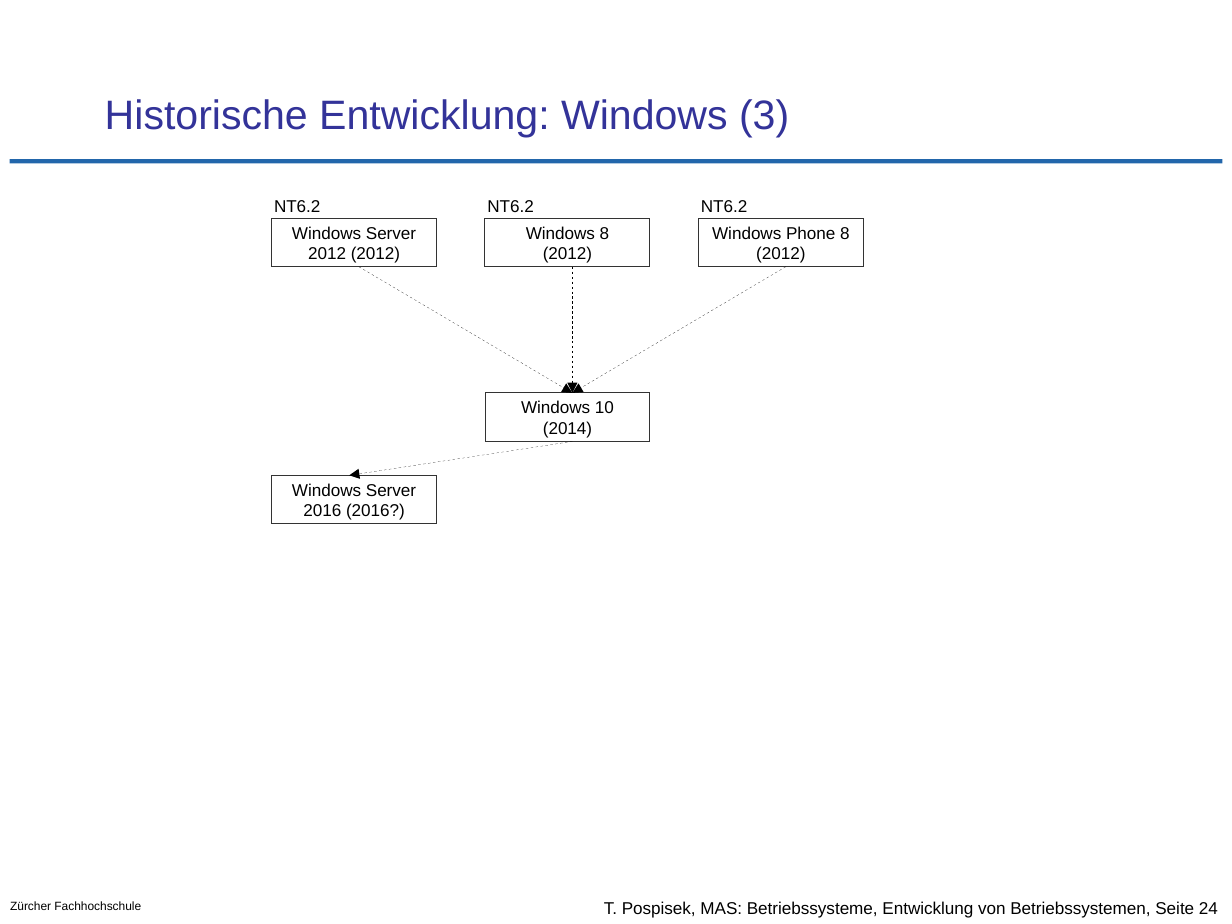
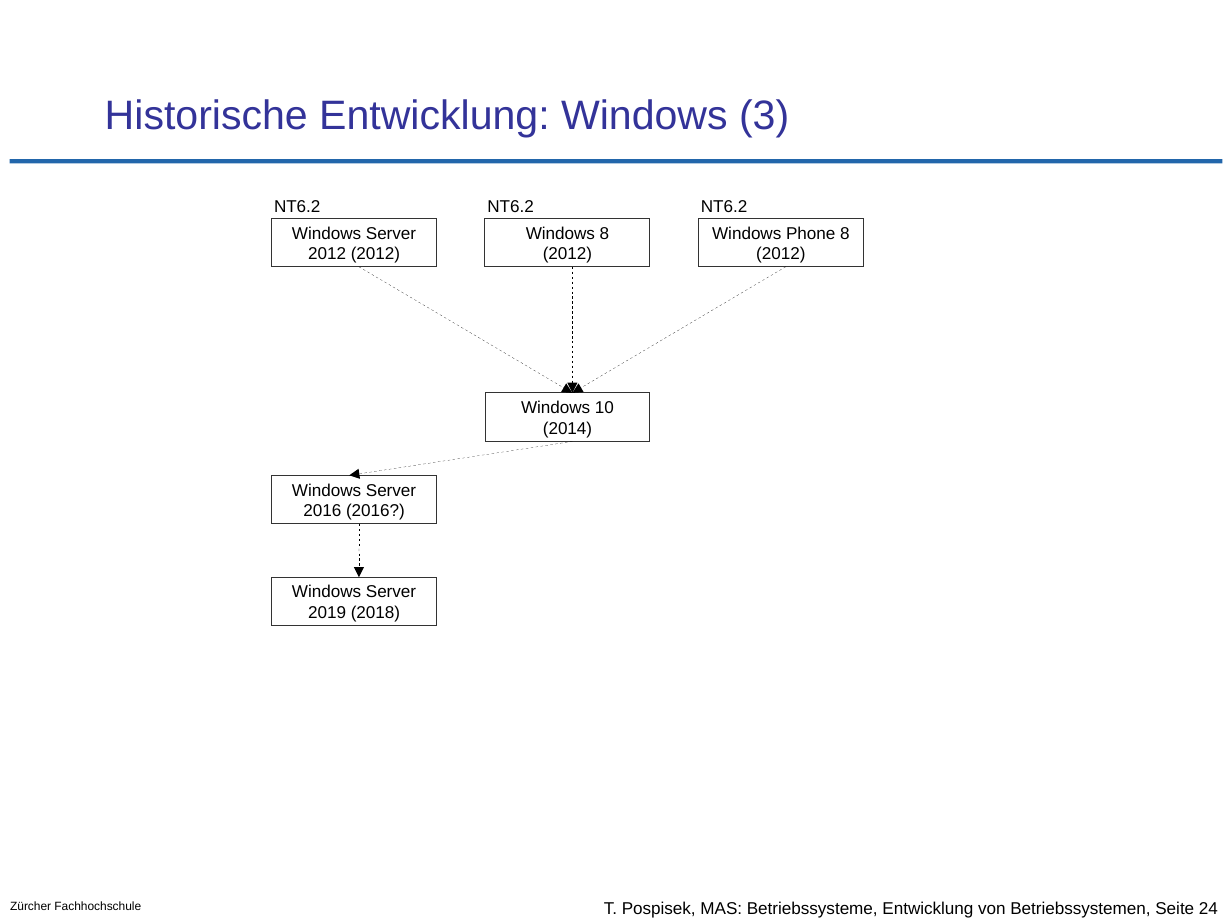
Before and after one commit to tpo/betriebssysteme, a slide deck: slide 24 of 01-2_Entwicklung_von_Betriebssystemen.odp. Drawn at 1232x924 pixels with LibreOffice and Linux fonts; fonts in the diff are those of the drawing; background and template pictures are left out. Boxes give left, top, right and bottom in pixels: in the first picture for what was removed or moved away, otherwise in the second. Text is boxed around its words. In the diff, an @@ line names an element or a change of style, - is before the commit and + after.

Commit message:
Anpassung an neues CAS Format/Länge
S.13 vereinfacht
S.21 vereinfacht
S.24 + Windwos Server 2019
S.27 Windwos NT zu ressourcenhungrig
S.31 neue Seite für Windows 2019
S.34 besser definiert, wo Linux existiert
S.37 Cloud basiert auch auf Open Source...

```diff
--- a/01-2_Entwicklung_von_Betriebssystemen.odp
+++ b/01-2_Entwicklung_von_Betriebssystemen.odp
@@ arrow added from (359, 524) to (359, 578), #000000 0 pt @@
@@ rectangle added at bbox=[271, 578, 436, 626], outline #333333 0 pt, 10 pt, text #000000 @@
+Windows Server
+2019 (2018)
```
Also in this commit, not shown: 5 other slides changed, 1 slide added.
